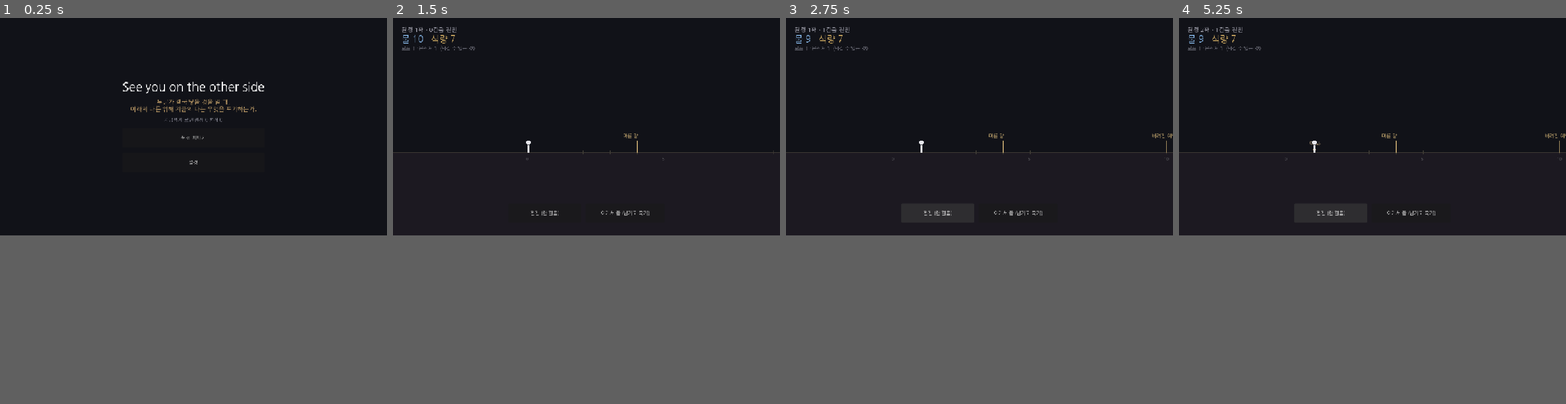
Above: before the commit, frames 1-4 (left to right).
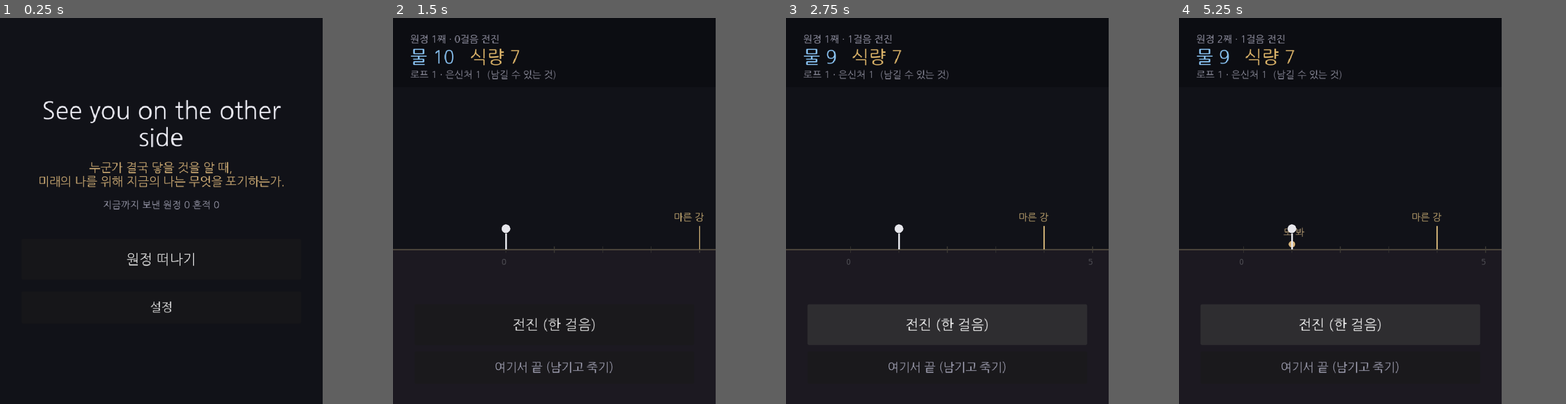
Above: after the commit, the same moments.

Repository: soomin007/Otherside
Game: Godot game, scene res://scenes/main.tscn
Two runs of this game, one before a commit and one after it. Both use one fixed random seed, a clock stepped at 60 frames per second and the inputs below.
Inputs:
- Up to frame 1 (0.25 s): no input
- Up to frame 2 (1.5 s): click "원정 떠나기" at 0.5 s; click "출발" at 1.25 s
- Up to frame 3 (2.75 s): click "전진 (한 걸음)" at 2 s
- Up to frame 4 (5.25 s): click "여기서 끝 (남기고 죽기)" at 2.75 s; click "지도로 돌아가기" at 3.5 s; click "출발" at 4.25 s; click "전진 (한 걸음)" at 5 s
In our replay, the window is 800x450 before the commit and 667x799 after it. These sizes can differ from the game's own. Grey fills any space a smaller window leaves; there, only what the larger window draws over its background counts as a difference.

The runs differ from the first frame. In frame 1, 3.0% of the frame differs, in the area x 10-74%, y 16-77%; in frame 2, 2.1%; in frame 3, 3.1%; in frame 4, 3.1%, in the area x 0-100%, y 2-92%.

Commit message:
feat(ui): 모바일 우선 UI 전면 재작성 (세로 체감 크기 교정)
폰트만 키운 앞 패스가 세로에서 안 통한 근본 원인: base 해상도 1280폭이라
세로 화면에 1280 레이아웃을 축소해 넣어 모두 작게 보임. base 교정 + UI 재작성.

- project.godot: viewport_width 1280→600 (세로 논리폭=600, 체감 ~2배), window override 1280x720(데스크톱 가로 유지), default_font_size 24
- UITheme.gd 전면 재작성: 모바일 타입 스케일 + 레이아웃 헬퍼(build_column/make_card/make_button/make_label)
- Main·Map: 중앙 컬럼 + 큰 타이틀 + 풀폭 버튼
- SettingsPanel: 어두운 배경 + 카드 + 풀폭 버튼
- Expedition: HUD 반투명 배경 바(자원 크게), 하단 큰 전진+보조 끝, 상황/죽음 모달을 카드로
- 검증: import·title boot·expedition boot·web export 4종 에러 0

Co-Authored-By: Claude Opus 4.8 (1M context) <noreply@anthropic.com>
Claude-Session: https://claude.ai/code/session_011aHeoKNKfgt1XZBnLJkMbQ

Diff:
--- a/project.godot
+++ b/project.godot
@@ -23,12 +23,14 @@
 [gui]
 
 theme/custom_font="res://assets/fonts/NanumGothic-Regular.ttf"
-theme/default_font_size=20
+theme/default_font_size=24
 
 [display]
 
-window/size/viewport_width=1280
+window/size/viewport_width=600
 window/size/viewport_height=720
+window/size/window_width_override=1280
+window/size/window_height_override=720
 window/stretch/mode="canvas_items"
 window/stretch/aspect="expand"
 
--- a/scripts/ui/Expedition.gd
+++ b/scripts/ui/Expedition.gd
@@ -3,8 +3,9 @@
 ## 횡스크롤 단면 — 현재 원정의 체험. 한 걸음씩 전진, 자원 소모, 상황 읽기, 흔적.
 ## 핵심 동사: 관리·판독·대비·남기기 (턴제 사색형). 페이싱은 "걸음마다 닳는 자원" + "몇 걸음마다 상황 결정".
 ## 로직은 core(ExpeditionRun·Situations), 여기선 렌더링·입력만. 그림은 _draw 로 그려 웹 안전(셰이더/GPUParticles 없음).
-
-const GROUND_RATIO: float = 0.62        ## 지면 y 위치 (화면 높이 비율)
+## 모바일 우선: 상단 HUD 바(가독성 배경 + 큰 자원 수치), 하단 큰 전진 버튼 + 보조 끝 버튼, 모달은 카드.
+
+const GROUND_RATIO: float = 0.60        ## 지면 y 위치 (화면 높이 비율)
 const STEP_PX: float = 90.0             ## 한 걸음의 화면 거리
 const WALKER_SCREEN_RATIO: float = 0.35 ## 걷는 이를 화면 어디에 고정할지 (앞을 보도록 왼쪽)
 const RES_KO: Dictionary = {"water": "물", "food": "식량", "rope": "로프", "shelter": "은신처"}
@@ -37,58 +38,65 @@
 	_refresh()
 
 func _build_hud() -> void:
-	# 상단 좌측 — 상태/자원 readout (안전 여백으로 노치/모서리 회피)
+	# 상단 HUD 바 — 가독성을 위해 반투명 어두운 배경 위에 텍스트. 전체 폭.
+	var hud := PanelContainer.new()
+	hud.set_anchors_preset(Control.PRESET_TOP_WIDE)
+	var hud_sb := StyleBoxFlat.new()
+	hud_sb.bg_color = Color(0.03, 0.03, 0.05, 0.5)
+	hud_sb.content_margin_left = UITheme.PAD
+	hud_sb.content_margin_right = UITheme.PAD
+	hud_sb.content_margin_top = UITheme.SAFE + 6.0
+	hud_sb.content_margin_bottom = 14.0
+	hud.add_theme_stylebox_override("panel", hud_sb)
+	add_child(hud)
+
 	var top := VBoxContainer.new()
-	top.set_anchors_preset(Control.PRESET_TOP_LEFT)
-	top.position = Vector2(UITheme.SAFE_INSET, UITheme.SAFE_INSET)
 	top.add_theme_constant_override("separation", 6)
-	add_child(top)
+	hud.add_child(top)
 
 	_status_label = Label.new()
-	_status_label.add_theme_font_size_override("font_size", UITheme.FS_LABEL)
-	_status_label.add_theme_color_override("font_color", Color(0.7, 0.7, 0.75))
+	_status_label.add_theme_font_size_override("font_size", UITheme.FS_SMALL)
+	_status_label.add_theme_color_override("font_color", UITheme.MUTED)
 	top.add_child(_status_label)
 
+	# 물·식량 = 가장 자주 보는 생존 수치 → 크게
 	var res_row := HBoxContainer.new()
-	res_row.add_theme_constant_override("separation", 24)
+	res_row.add_theme_constant_override("separation", 28)
 	top.add_child(res_row)
 
-	# 물·식량 = 가장 자주 보는 생존 수치 → 크게
 	_water_label = Label.new()
-	_water_label.add_theme_font_size_override("font_size", UITheme.FS_HEADING)
+	_water_label.add_theme_font_size_override("font_size", UITheme.FS_H1)
 	res_row.add_child(_water_label)
 
 	_food_label = Label.new()
-	_food_label.add_theme_font_size_override("font_size", UITheme.FS_HEADING)
+	_food_label.add_theme_font_size_override("font_size", UITheme.FS_H1)
 	res_row.add_child(_food_label)
 
 	_aux_label = Label.new()
 	_aux_label.add_theme_font_size_override("font_size", UITheme.FS_SMALL)
-	_aux_label.add_theme_color_override("font_color", Color(0.55, 0.55, 0.6))
+	_aux_label.add_theme_color_override("font_color", Color(0.56, 0.56, 0.62))
 	top.add_child(_aux_label)
 
-	# 하단 중앙 — 전진 / 끝 버튼 (터치 우선, 큼직하게)
+	# 하단 — 큰 전진 버튼(주) + 보조 끝 버튼. 가운데 최대폭 컬럼(가로에선 카드처럼).
 	var bar := CenterContainer.new()
 	bar.set_anchors_preset(Control.PRESET_BOTTOM_WIDE)
-	bar.offset_top = -120
-	bar.offset_bottom = -UITheme.SAFE_INSET
+	bar.offset_top = -200.0
+	bar.offset_bottom = -UITheme.SAFE
 	add_child(bar)
 
-	var btns := HBoxContainer.new()
-	btns.add_theme_constant_override("separation", 16)
-	bar.add_child(btns)
-
-	_advance_btn = Button.new()
-	_advance_btn.text = "전진 (한 걸음)"
-	_advance_btn.custom_minimum_size = Vector2(240, UITheme.BTN_H)
+	var bcol := VBoxContainer.new()
+	bcol.add_theme_constant_override("separation", 12)
+	bcol.custom_minimum_size = Vector2(UITheme.COLUMN_W, 0)
+	bar.add_child(bcol)
+
+	_advance_btn = UITheme.make_button("전진 (한 걸음)")
 	_advance_btn.pressed.connect(_on_advance)
-	btns.add_child(_advance_btn)
-
-	_end_btn = Button.new()
-	_end_btn.text = "여기서 끝 (남기고 죽기)"
-	_end_btn.custom_minimum_size = Vector2(260, UITheme.BTN_H)
+	bcol.add_child(_advance_btn)
+
+	_end_btn = UITheme.make_button("여기서 끝 (남기고 죽기)", false)
+	_end_btn.add_theme_color_override("font_color", UITheme.MUTED)
 	_end_btn.pressed.connect(_on_end)
-	btns.add_child(_end_btn)
+	bcol.add_child(_end_btn)
 
 	_build_situation_panel()
 	_build_death_panel()
@@ -101,40 +109,31 @@
 
 	var dim := ColorRect.new()
 	dim.set_anchors_preset(Control.PRESET_FULL_RECT)
-	dim.color = Color(0.04, 0.04, 0.06, 0.72)
+	dim.color = UITheme.SCRIM
 	_sit_panel.add_child(dim)
 
 	var center := CenterContainer.new()
 	center.set_anchors_preset(Control.PRESET_FULL_RECT)
 	_sit_panel.add_child(center)
 
+	var card := UITheme.make_card()
+	center.add_child(card)
+
 	var box := VBoxContainer.new()
-	box.alignment = BoxContainer.ALIGNMENT_CENTER
-	box.add_theme_constant_override("separation", 16)
-	box.custom_minimum_size = Vector2(560, 0)
-	center.add_child(box)
-
-	_sit_name_label = Label.new()
-	_sit_name_label.horizontal_alignment = HORIZONTAL_ALIGNMENT_CENTER
-	_sit_name_label.add_theme_font_size_override("font_size", UITheme.FS_HEADING)
+	box.add_theme_constant_override("separation", UITheme.GAP)
+	card.add_child(box)
+
+	_sit_name_label = UITheme.make_label("", UITheme.FS_H1)
 	box.add_child(_sit_name_label)
 
-	_sit_threat_label = Label.new()
-	_sit_threat_label.horizontal_alignment = HORIZONTAL_ALIGNMENT_CENTER
-	_sit_threat_label.add_theme_font_size_override("font_size", UITheme.FS_SMALL)
-	_sit_threat_label.add_theme_color_override("font_color", UITheme.SAND)
+	_sit_threat_label = UITheme.make_label("", UITheme.FS_SMALL, UITheme.SAND)
 	box.add_child(_sit_threat_label)
 
-	_sit_text_label = Label.new()
-	_sit_text_label.horizontal_alignment = HORIZONTAL_ALIGNMENT_CENTER
-	_sit_text_label.autowrap_mode = TextServer.AUTOWRAP_WORD_SMART
-	_sit_text_label.custom_minimum_size = Vector2(560, 0)
-	_sit_text_label.add_theme_font_size_override("font_size", UITheme.FS_BODY)
+	_sit_text_label = UITheme.make_label("", UITheme.FS_BODY)
 	box.add_child(_sit_text_label)
 
 	_choice_box = VBoxContainer.new()
-	_choice_box.alignment = BoxContainer.ALIGNMENT_CENTER
-	_choice_box.add_theme_constant_override("separation", 10)
+	_choice_box.add_theme_constant_override("separation", 12)
 	box.add_child(_choice_box)
 
 func _build_death_panel() -> void:
@@ -145,21 +144,21 @@
 
 	var dim := ColorRect.new()
 	dim.set_anchors_preset(Control.PRESET_FULL_RECT)
-	dim.color = Color(0.04, 0.04, 0.06, 0.82)
+	dim.color = Color(0.02, 0.02, 0.04, 0.9)
 	_death_panel.add_child(dim)
 
-	var dcenter := CenterContainer.new()
-	dcenter.set_anchors_preset(Control.PRESET_FULL_RECT)
-	_death_panel.add_child(dcenter)
+	var center := CenterContainer.new()
+	center.set_anchors_preset(Control.PRESET_FULL_RECT)
+	_death_panel.add_child(center)
+
+	var card := UITheme.make_card()
+	center.add_child(card)
 
 	var dbox := VBoxContainer.new()
-	dbox.alignment = BoxContainer.ALIGNMENT_CENTER
-	dbox.add_theme_constant_override("separation", 18)
-	dcenter.add_child(dbox)
-
-	_death_label = Label.new()
-	_death_label.horizontal_alignment = HORIZONTAL_ALIGNMENT_CENTER
-	_death_label.add_theme_font_size_override("font_size", UITheme.FS_BODY)
+	dbox.add_theme_constant_override("separation", UITheme.GAP + 6)
+	card.add_child(dbox)
+
+	_death_label = UITheme.make_label("", UITheme.FS_BODY)
 	dbox.add_child(_death_label)
 
 	var to_map := UITheme.make_button("지도로 돌아가기")
@@ -172,13 +171,13 @@
 	var food: int = maxi(0, _run.get_res("food"))
 	_water_label.text = "물 %d" % water
 	_food_label.text = "식량 %d" % food
-	_water_label.add_theme_color_override("font_color", _res_color(water, 3, Color(0.55, 0.75, 0.95)))
-	_food_label.add_theme_color_override("font_color", _res_color(food, 2, Color(0.85, 0.7, 0.4)))
+	_water_label.add_theme_color_override("font_color", _res_color(water, 3, Color(0.55, 0.78, 0.97)))
+	_food_label.add_theme_color_override("font_color", _res_color(food, 2, Color(0.88, 0.72, 0.42)))
 	_aux_label.text = "로프 %d · 은신처 %d  (남길 수 있는 것)" % [_run.get_res("rope"), _run.get_res("shelter")]
 	queue_redraw()
 
 func _res_color(value: int, low: int, base: Color) -> Color:
-	return Color(0.92, 0.36, 0.3) if value <= low else base
+	return UITheme.DANGER if value <= low else base
 
 # --- 입력 ---
 
@@ -218,9 +217,7 @@
 	for c in choices:
 		var choice: Dictionary = c
 		var effect: Dictionary = choice.get("effect", {})
-		var btn := Button.new()
-		btn.custom_minimum_size = Vector2(0, UITheme.CHOICE_H)
-		btn.size_flags_horizontal = Control.SIZE_EXPAND_FILL  # 카드 폭 꽉 채워 큰 탭 타깃
+		var btn := UITheme.make_button("", false)
 		btn.text = "%s   (%s)" % [str(choice.get("label", "")), _effect_hint(effect)]
 		if Situations.can_choose(choice, _run.resources):
 			btn.pressed.connect(_on_choice.bind(effect))
@@ -318,28 +315,28 @@
 		var x: float = i * STEP_PX + offset
 		draw_line(Vector2(x, ground_y - 6.0), Vector2(x, ground_y + 6.0), Color(0.25, 0.24, 0.21), 1.0)
 		if i % 5 == 0 and font != null:
-			draw_string(font, Vector2(x - 8.0, ground_y + 26.0), str(i), HORIZONTAL_ALIGNMENT_LEFT, -1, UITheme.FS_TINY, Color(0.4, 0.4, 0.42))
+			draw_string(font, Vector2(x - 8.0, ground_y + 28.0), str(i), HORIZONTAL_ALIGNMENT_LEFT, -1, UITheme.FS_TINY, Color(0.4, 0.4, 0.42))
 
 	# 과거의 나 — 남긴 흔적 점 (self-async)
 	for t in GameState.loaded_traces():
 		var tx: float = t.leg * STEP_PX + offset
 		if tx < -20.0 or tx > rect.x + 20.0:
 			continue
-		draw_circle(Vector2(tx, ground_y - 10.0), 5.0, Color(0.78, 0.64, 0.42))
+		draw_circle(Vector2(tx, ground_y - 10.0), 6.0, UITheme.SAND)
 		if not t.tags.is_empty() and font != null:
-			draw_string(font, Vector2(tx - 16.0, ground_y - 24.0), " ".join(PackedStringArray(t.tags)), HORIZONTAL_ALIGNMENT_LEFT, -1, UITheme.FS_SMALL, Color(0.7, 0.6, 0.45))
+			draw_string(font, Vector2(tx - 16.0, ground_y - 26.0), " ".join(PackedStringArray(t.tags)), HORIZONTAL_ALIGNMENT_LEFT, -1, UITheme.FS_SMALL, Color(0.72, 0.62, 0.46))
 
 	# 아이코닉한 장소 (랜드마크) - 다가오는 앵커를 미리 보여준다
 	for lm_leg in Situations.LANDMARKS:
 		var lx: float = lm_leg * STEP_PX + offset
-		if lx < -40.0 or lx > rect.x + 40.0:
+		if lx < -60.0 or lx > rect.x + 60.0:
 			continue
 		var passed: bool = lm_leg < _run.leg
-		var lm_col: Color = Color(0.5, 0.46, 0.4) if passed else Color(0.82, 0.7, 0.46)
-		draw_line(Vector2(lx, ground_y), Vector2(lx, ground_y - 40.0), lm_col, 2.0)
+		var lm_col: Color = Color(0.5, 0.46, 0.4) if passed else Color(0.84, 0.72, 0.48)
+		draw_line(Vector2(lx, ground_y), Vector2(lx, ground_y - 44.0), lm_col, 2.0)
 		if font != null:
 			var lm: Dictionary = Situations.LANDMARKS[lm_leg]
-			draw_string(font, Vector2(lx - 48.0, ground_y - 50.0), str(lm.get("name", "")), HORIZONTAL_ALIGNMENT_LEFT, 140, UITheme.FS_SMALL, lm_col)
+			draw_string(font, Vector2(lx - 48.0, ground_y - 54.0), str(lm.get("name", "")), HORIZONTAL_ALIGNMENT_LEFT, 150, UITheme.FS_SMALL, lm_col)
 
 	# 걷는 이
 	_draw_walker(Vector2(walker_x, ground_y), _run.alive)
@@ -347,9 +344,9 @@
 func _draw_walker(foot: Vector2, alive: bool) -> void:
 	var col: Color = Color(0.9, 0.9, 0.92) if alive else Color(0.55, 0.32, 0.32)
 	if alive:
-		draw_line(Vector2(foot.x, foot.y), Vector2(foot.x, foot.y - 26.0), col, 3.0)
-		draw_circle(Vector2(foot.x, foot.y - 34.0), 7.0, col)
+		draw_line(Vector2(foot.x, foot.y), Vector2(foot.x, foot.y - 30.0), col, 3.0)
+		draw_circle(Vector2(foot.x, foot.y - 39.0), 8.0, col)
 	else:
 		# 쓰러진 자리 — 가로로 누움
-		draw_line(Vector2(foot.x - 14.0, foot.y - 4.0), Vector2(foot.x + 14.0, foot.y - 4.0), col, 3.0)
-		draw_circle(Vector2(foot.x - 18.0, foot.y - 4.0), 7.0, col)
+		draw_line(Vector2(foot.x - 16.0, foot.y - 4.0), Vector2(foot.x + 16.0, foot.y - 4.0), col, 3.0)
+		draw_circle(Vector2(foot.x - 20.0, foot.y - 4.0), 8.0, col)
--- a/scripts/ui/Main.gd
+++ b/scripts/ui/Main.gd
@@ -1,50 +1,38 @@
 extends Control
 
 ## 타이틀 — 코어 루프의 입구. 여기서 지도(계획 단계)로 들어간다.
-## Phase 0 플레이스홀더: UI 는 코드로 구성 (.tscn 은 루트 + 스크립트만).
+## 모바일 우선: 중앙 컬럼에 큰 타이틀 + 풀폭 버튼. 사이즈·레이아웃은 UITheme.
 
 const SettingsPanel := preload("res://scripts/ui/SettingsPanel.gd")
 
 var _stat_label: Label  # 데이터 초기화 후 갱신하려고 들고 있는다
 
 func _ready() -> void:
-	var center := CenterContainer.new()
-	center.set_anchors_preset(Control.PRESET_FULL_RECT)
-	add_child(center)
+	var col := UITheme.build_column(self, 22)
 
-	var box := VBoxContainer.new()
-	box.alignment = BoxContainer.ALIGNMENT_CENTER
-	box.add_theme_constant_override("separation", 18)
-	center.add_child(box)
+	var title := UITheme.make_label("See you on the other side", UITheme.FS_DISPLAY)
+	title.add_theme_color_override("font_color", UITheme.FG)
+	col.add_child(title)
 
-	var title := Label.new()
-	title.text = "See you on the other side"
-	title.horizontal_alignment = HORIZONTAL_ALIGNMENT_CENTER
-	title.add_theme_font_size_override("font_size", UITheme.FS_TITLE)
-	box.add_child(title)
+	col.add_child(UITheme.make_label(
+		"누군가 결국 닿을 것을 알 때,\n미래의 나를 위해 지금의 나는 무엇을 포기하는가.",
+		UITheme.FS_LABEL, UITheme.SAND))
 
-	var sub := Label.new()
-	sub.text = "누군가 결국 닿을 것을 알 때,\n미래의 나를 위해 지금의 나는 무엇을 포기하는가."
-	sub.horizontal_alignment = HORIZONTAL_ALIGNMENT_CENTER
-	sub.add_theme_font_size_override("font_size", UITheme.FS_LABEL)
-	sub.add_theme_color_override("font_color", UITheme.SAND)
-	box.add_child(sub)
+	_stat_label = UITheme.make_label(_stat_text(), UITheme.FS_SMALL, UITheme.MUTED)
+	col.add_child(_stat_label)
 
-	_stat_label = Label.new()
-	_stat_label.text = _stat_text()
-	_stat_label.horizontal_alignment = HORIZONTAL_ALIGNMENT_CENTER
-	_stat_label.add_theme_font_size_override("font_size", UITheme.FS_SMALL)
-	_stat_label.add_theme_color_override("font_color", UITheme.MUTED)
-	box.add_child(_stat_label)
+	# 버튼 사이 약간의 간격
+	var spacer := Control.new()
+	spacer.custom_minimum_size = Vector2(0, 10)
+	col.add_child(spacer)
 
-	# 터치 우선 — 손가락 기준 큼직하게 (UITheme 에서 일괄 조절)
 	var start := UITheme.make_button("원정 떠나기")
 	start.pressed.connect(_on_start_pressed)
-	box.add_child(start)
+	col.add_child(start)
 
-	var settings := UITheme.make_button("설정")
+	var settings := UITheme.make_button("설정", false)
 	settings.pressed.connect(_on_settings_pressed)
-	box.add_child(settings)
+	col.add_child(settings)
 
 func _stat_text() -> String:
 	return "지금까지 보낸 원정 %d 흔적 %d" % [GameState.expedition_count, GameState.traces.size()]
--- a/scripts/ui/Map.gd
+++ b/scripts/ui/Map.gd
@@ -5,31 +5,21 @@
 ## Phase 0 플레이스홀더 — 안개 걷힘 / 경로 / 죽은 자리 / 흔적 점 렌더링은 추후.
 
 func _ready() -> void:
-	var center := CenterContainer.new()
-	center.set_anchors_preset(Control.PRESET_FULL_RECT)
-	add_child(center)
+	var col := UITheme.build_column(self, 20)
 
-	var box := VBoxContainer.new()
-	box.alignment = BoxContainer.ALIGNMENT_CENTER
-	box.add_theme_constant_override("separation", 16)
-	center.add_child(box)
+	col.add_child(UITheme.make_label("지도 · 원정 계획", UITheme.FS_H1))
 
-	var head := Label.new()
-	head.text = "지도 · 원정 계획"
-	head.horizontal_alignment = HORIZONTAL_ALIGNMENT_CENTER
-	head.add_theme_font_size_override("font_size", UITheme.FS_HEADING)
-	box.add_child(head)
+	col.add_child(UITheme.make_label(
+		"이 세계에 놓인 흔적 %d개\n죽은 자리 %d곳" % [GameState.traces.size(), GameState.deaths.size()],
+		UITheme.FS_LABEL, UITheme.MUTED))
 
-	var info := Label.new()
-	info.text = "이 세계에 놓인 흔적 %d개 죽은 자리 %d곳" % [GameState.traces.size(), GameState.deaths.size()]
-	info.horizontal_alignment = HORIZONTAL_ALIGNMENT_CENTER
-	info.add_theme_font_size_override("font_size", UITheme.FS_SMALL)
-	info.add_theme_color_override("font_color", UITheme.MUTED)
-	box.add_child(info)
+	var spacer := Control.new()
+	spacer.custom_minimum_size = Vector2(0, 10)
+	col.add_child(spacer)
 
 	var embark := UITheme.make_button("출발")
 	embark.pressed.connect(_on_embark_pressed)
-	box.add_child(embark)
+	col.add_child(embark)
 
 func _on_embark_pressed() -> void:
 	GameState.start_expedition()
--- a/scripts/ui/SettingsPanel.gd
+++ b/scripts/ui/SettingsPanel.gd
@@ -1,55 +1,41 @@
 extends Control
 
 ## 설정창 — 타이틀 위에 띄우는 오버레이. 씬 전환 없이 add_child 로 표시한다.
-## Phase 0 패턴: UI 는 코드로 구성. 음량은 master bus 에 연결(placeholder, 저장은 아직 안 함),
-## 핵심은 데이터 초기화 — GameState.reset_save() 백엔드를 확인 다이얼로그와 함께 노출한다.
+## 모바일 우선: 어두운 배경 + 가운데 카드 + 풀폭 버튼. 사이즈·색은 UITheme.
+## 음량은 master bus 에 연결(placeholder, 저장은 아직 안 함). 핵심은 데이터 초기화 — 확인 다이얼로그와 함께.
 
 signal data_reset  ## 데이터 초기화가 끝났을 때 (부모가 통계 라벨 등을 갱신)
-
-## 색·사이즈는 UITheme 에서 일괄 관리 (폰 우선)
 
 var _confirm: ConfirmationDialog
 
 func _ready() -> void:
 	set_anchors_preset(Control.PRESET_FULL_RECT)
 
-	# 반투명 배경 — 뒤 입력 차단 + 집중. 빈 곳을 누르면 닫힌다.
+	# 어두운 배경 — 뒤 입력 차단 + 집중. 빈 곳을 누르면 닫힌다.
 	var dim := ColorRect.new()
-	dim.color = Color(0.0, 0.0, 0.0, 0.6)
+	dim.color = UITheme.SCRIM
 	dim.set_anchors_preset(Control.PRESET_FULL_RECT)
 	dim.mouse_filter = Control.MOUSE_FILTER_STOP
 	dim.gui_input.connect(_on_dim_input)
 	add_child(dim)
 
-	# 중앙 정렬 — 클릭이 통과하도록 IGNORE (빈 곳 클릭은 dim 이 받아 닫기)
+	# 가운데 카드 — 클릭이 통과하도록 IGNORE (빈 곳 클릭은 dim 이 받아 닫기)
 	var center := CenterContainer.new()
 	center.set_anchors_preset(Control.PRESET_FULL_RECT)
 	center.mouse_filter = Control.MOUSE_FILTER_IGNORE
 	add_child(center)
 
-	var panel := PanelContainer.new()
-	panel.custom_minimum_size = Vector2(420, 0)
-	center.add_child(panel)
-
-	var margin := MarginContainer.new()
-	for side in ["left", "right", "top", "bottom"]:
-		margin.add_theme_constant_override("margin_" + side, 28)
-	panel.add_child(margin)
+	var card := UITheme.make_card()
+	center.add_child(card)
 
 	var box := VBoxContainer.new()
-	box.add_theme_constant_override("separation", 16)
-	margin.add_child(box)
+	box.add_theme_constant_override("separation", UITheme.GAP)
+	card.add_child(box)
 
-	var title := Label.new()
-	title.text = "설정"
-	title.add_theme_font_size_override("font_size", UITheme.FS_HEADING)
-	box.add_child(title)
+	box.add_child(UITheme.make_label("설정", UITheme.FS_H1, UITheme.FG, false))
 
 	# --- 소리 (placeholder: master bus 에 연결, 저장은 아직 안 함) ---
-	var sound_label := Label.new()
-	sound_label.text = "소리"
-	sound_label.add_theme_color_override("font_color", UITheme.SAND)
-	box.add_child(sound_label)
+	box.add_child(UITheme.make_label("소리", UITheme.FS_LABEL, UITheme.SAND, false))
 
 	var slider := HSlider.new()
 	slider.min_value = 0.0
@@ -63,21 +49,18 @@
 	box.add_child(HSeparator.new())
 
 	# --- 데이터 초기화 ---
-	var warn := Label.new()
-	warn.text = "저장된 세계를 모두 지웁니다.\n원정 기록, 흔적, 죽은 자리가 사라지고 처음부터 시작합니다."
-	warn.add_theme_color_override("font_color", UITheme.MUTED)
-	warn.add_theme_font_size_override("font_size", UITheme.FS_SMALL)
-	warn.autowrap_mode = TextServer.AUTOWRAP_WORD_SMART
-	box.add_child(warn)
+	box.add_child(UITheme.make_label(
+		"저장된 세계를 모두 지웁니다.\n원정 기록, 흔적, 죽은 자리가 사라지고 처음부터 시작합니다.",
+		UITheme.FS_SMALL, UITheme.MUTED, false))
 
-	var reset_btn := UITheme.make_button("데이터 초기화", true)
+	var reset_btn := UITheme.make_button("데이터 초기화", false)
 	reset_btn.add_theme_color_override("font_color", UITheme.DANGER)
 	reset_btn.pressed.connect(_on_reset_pressed)
 	box.add_child(reset_btn)
 
 	box.add_child(HSeparator.new())
 
-	var close_btn := UITheme.make_button("닫기", true)
+	var close_btn := UITheme.make_button("닫기")
 	close_btn.pressed.connect(_close)
 	box.add_child(close_btn)
 
--- a/scripts/ui/UITheme.gd
+++ b/scripts/ui/UITheme.gd
@@ -1,40 +1,99 @@
 class_name UITheme
 extends RefCounted
 
-## 폰 우선 UI 사이징·색 — 한 곳에 모아 두고, 여기만 바꾸면 모든 화면에 반영된다.
-## 논리 해상도는 1280x720 기준(stretch=canvas_items, aspect=expand).
-## expand 라 논리 가로폭은 항상 1280 이상이므로 고정폭은 잘리지 않는다.
-## 폰에서 물리적으로 작아지는 글씨·터치 타깃을 키우는 것이 핵심.
-
-# --- 터치 타깃 (손가락 기준, 최소 56) ---
-const BTN_H: float = 64.0        ## 기본 버튼 높이
-const BTN_MIN_W: float = 240.0   ## 기본 버튼 최소 폭
-const CHOICE_H: float = 64.0     ## 결정 카드 선택지 버튼 높이
-const SLIDER_H: float = 44.0     ## 슬라이더 두께
-
-# --- 글자 크기 (1280 논리폭 기준, 폰에서 읽기 편하게) ---
-const FS_TITLE: int = 40         ## 타이틀
-const FS_HEADING: int = 30       ## 화면 제목 / 상황 이름
-const FS_BODY: int = 24          ## 본문(읽는 텍스트)
-const FS_LABEL: int = 20         ## 일반 라벨 / 버튼 기본
-const FS_SMALL: int = 16         ## 보조 설명
-const FS_TINY: int = 13          ## 지도 눈금 등 캔버스 미세 텍스트
-
-# --- 여백 ---
-const SAFE_INSET: float = 28.0   ## 화면 가장자리 안전 여백 (노치/모서리 회피)
-const GAP: int = 16              ## 일반 위젯 간격
+## 모바일 우선 UI 시스템 — 사이즈·색·레이아웃 헬퍼를 한 곳에.
+##
+## 체감 크기의 핵심: 논리 해상도(base)가 작아야 폰 세로에서 요소가 크게 보인다.
+## stretch=canvas_items, aspect=expand 에서 "제약 축 = base 값"이다.
+## 세로폰에선 가로가 제약 축 → 논리 가로폭 = base 가로폭(600). 그래서 600 으로 디자인하면
+## 폰 세로 화면을 600 폭 캔버스로 보는 셈이라 글자·버튼이 충분히 크다(1280 이면 절반으로 줄어듦).
+## 가로/데스크톱은 세로 base 가 제약 축이라 영향 없음.
+##
+## 레이아웃 원칙: 콘텐츠는 "중앙 정렬 + 최대폭 컬럼". 세로폰에선 거의 꽉 차고, 가로에선 가운데 카드처럼.
 
 # --- 색 ---
-const SAND := Color(0.78, 0.64, 0.42)    ## 모래색 — 강조
-const MUTED := Color(0.6, 0.6, 0.65)     ## 흐린 회색 — 설명문
-const DANGER := Color(0.82, 0.36, 0.32)  ## 위험 — 초기화 등
-const FG := Color(0.9, 0.9, 0.92)        ## 기본 밝은 글자
+const BG := Color(0.066667, 0.070588, 0.094118)  ## 배경(클리어 컬러와 동일)
+const FG := Color(0.93, 0.93, 0.96)              ## 기본 밝은 글자
+const SAND := Color(0.84, 0.70, 0.47)            ## 모래색 — 강조
+const MUTED := Color(0.62, 0.62, 0.69)           ## 흐린 회색 — 보조 설명
+const DANGER := Color(0.88, 0.42, 0.38)          ## 위험 — 초기화 등
+const PANEL := Color(0.10, 0.105, 0.13)          ## 카드 배경
+const PANEL_BORDER := Color(0.27, 0.26, 0.33)    ## 카드 테두리
+const SCRIM := Color(0.02, 0.02, 0.04, 0.8)      ## 모달 뒤 어둡게
 
-## 큼직한 기본 버튼 하나를 만든다 (터치 타깃 보장). 가로폭은 wide=true 면 컨테이너를 채운다.
-static func make_button(label: String, wide: bool = false) -> Button:
+# --- 타입 스케일 (base 600 세로 기준, 폰에서 읽기 편한 크기) ---
+const FS_DISPLAY: int = 46   ## 타이틀 로고
+const FS_H1: int = 34        ## 화면 제목 / 상황 이름
+const FS_H2: int = 27        ## 자원 수치 등 큰 강조
+const FS_BODY: int = 26      ## 본문(읽는 텍스트) / 주요 버튼
+const FS_LABEL: int = 22     ## 일반 라벨 / 보조 버튼
+const FS_SMALL: int = 18     ## 보조 설명
+const FS_TINY: int = 14      ## 지도 눈금 등 캔버스 미세 텍스트
+
+# --- 터치 / 레이아웃 ---
+const BTN_H: float = 76.0      ## 주요 버튼 높이
+const BTN_H_SM: float = 60.0   ## 보조 버튼 높이
+const SLIDER_H: float = 48.0   ## 슬라이더 두께
+const COLUMN_W: float = 520.0  ## 콘텐츠 최대폭
+const PAD: float = 32.0        ## 화면 가장자리 여백
+const CARD_PAD: float = 28.0   ## 카드 안쪽 여백
+const GAP: int = 18            ## 위젯 간격
+const SAFE: float = 24.0       ## 노치/모서리 안전 여백
+
+# --- 레이아웃 헬퍼 ---
+
+## 화면 중앙의 최대폭 컬럼을 만들어 반환한다. 위젯을 여기에 쌓으면
+## 세로폰에선 거의 꽉 차고 가로에선 가운데 정렬된다. 반환된 VBox 가 콘텐츠 컨테이너.
+static func build_column(host: Control, gap: int = GAP) -> VBoxContainer:
+	var mc := MarginContainer.new()
+	mc.set_anchors_preset(Control.PRESET_FULL_RECT)
+	_set_margin(mc, int(PAD))
+	host.add_child(mc)
+
+	var cc := CenterContainer.new()
+	cc.set_anchors_preset(Control.PRESET_FULL_RECT)
+	mc.add_child(cc)
+
+	var col := VBoxContainer.new()
+	col.add_theme_constant_override("separation", gap)
+	col.custom_minimum_size = Vector2(COLUMN_W, 0)
+	cc.add_child(col)
+	return col
+
+## 카드(둥근 패널 + 테두리 + 안쪽 여백). 모달 콘텐츠를 떠다니는 텍스트가 아니라 읽기 좋은 면 위에 둔다.
+static func make_card(width: float = COLUMN_W) -> PanelContainer:
+	var p := PanelContainer.new()
+	var sb := StyleBoxFlat.new()
+	sb.bg_color = PANEL
+	sb.border_color = PANEL_BORDER
+	sb.set_border_width_all(1)
+	sb.set_corner_radius_all(16)
+	sb.set_content_margin_all(CARD_PAD)
+	p.add_theme_stylebox_override("panel", sb)
+	p.custom_minimum_size = Vector2(width, 0)
+	return p
+
+## 풀폭 버튼(터치 타깃 보장). primary=true 면 크고 본문 크기, false 면 낮고 라벨 크기.
+static func make_button(text: String, primary: bool = true) -> Button:
 	var b := Button.new()
-	b.text = label
-	b.custom_minimum_size = Vector2(0.0 if wide else BTN_MIN_W, BTN_H)
-	if wide:
-		b.size_flags_horizontal = Control.SIZE_EXPAND_FILL
+	b.text = text
+	b.custom_minimum_size = Vector2(0, BTN_H if primary else BTN_H_SM)
+	b.size_flags_horizontal = Control.SIZE_EXPAND_FILL
+	b.add_theme_font_size_override("font_size", FS_BODY if primary else FS_LABEL)
+	b.clip_text = true
 	return b
+
+## 자동 줄바꿈 라벨. 컬럼/카드 안에 넣으면 그 폭에서 줄바꿈된다.
+static func make_label(text: String, size: int = FS_BODY, color: Color = FG, center: bool = true) -> Label:
+	var l := Label.new()
+	l.text = text
+	l.add_theme_font_size_override("font_size", size)
+	l.add_theme_color_override("font_color", color)
+	l.autowrap_mode = TextServer.AUTOWRAP_WORD_SMART
+	if center:
+		l.horizontal_alignment = HORIZONTAL_ALIGNMENT_CENTER
+	return l
+
+static func _set_margin(mc: MarginContainer, v: int) -> void:
+	for s in ["left", "right", "top", "bottom"]:
+		mc.add_theme_constant_override("margin_" + s, v)
Not shown, changed: session_logs/2026-06-30.md
